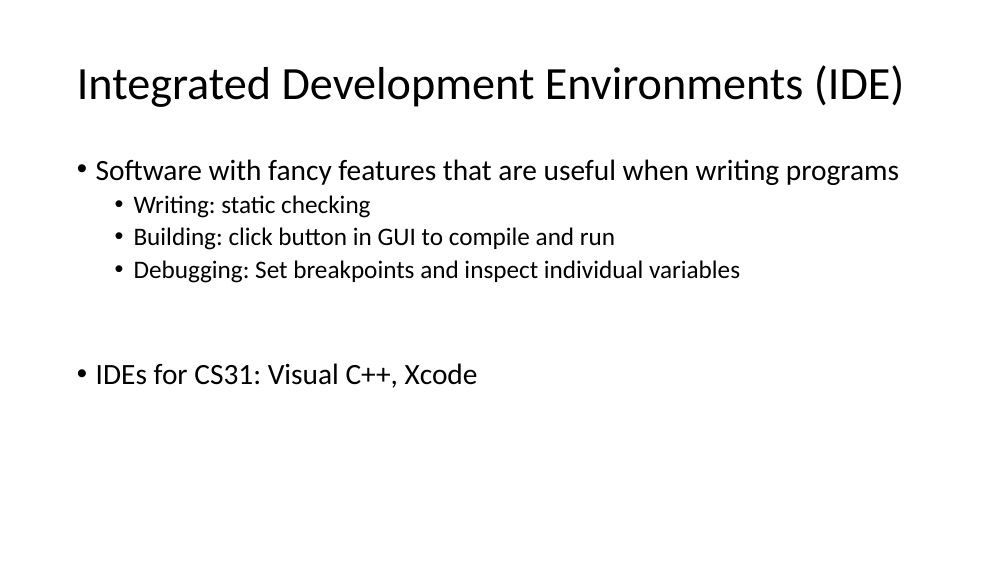
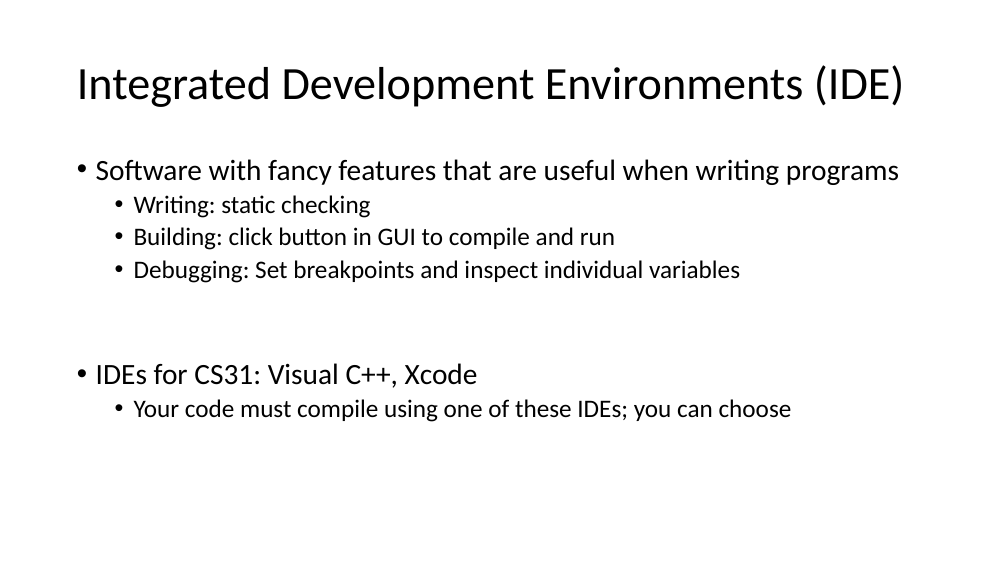
Before and after one commit to jzou1115/CS31_code, a slide deck: slide 5 of week1/week1_JZ.pptx. Drawn at 1008x567 pixels with LibreOffice and Linux fonts; fonts in the diff are those of the drawing. Boxes give left, top, right and bottom in pixels: in the first picture for what was removed or moved away, otherwise in the second. Text is boxed around its words. In the diff, an @@ line names an element or a change of style, - is before the commit and + after.

```diff
--- a/week1/week1_JZ.pptx
+++ b/week1/week1_JZ.pptx
@@ text at box(134, 399, 792, 422): paragraph added @@
+  • Your code must compile using one of these IDEs; you can choose
```
Also in this commit, not shown: 5 other slides changed, 1 slide added, 1 slide removed, 11 other files.
